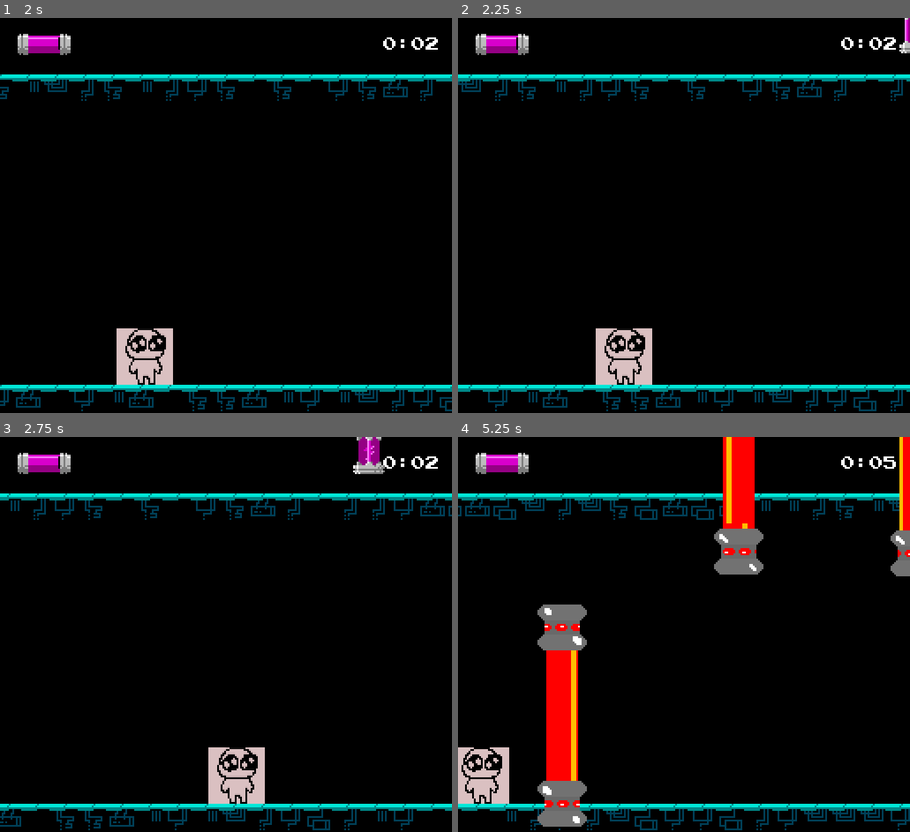
Above: before the commit, frames 1-4 (two rows, left to right).
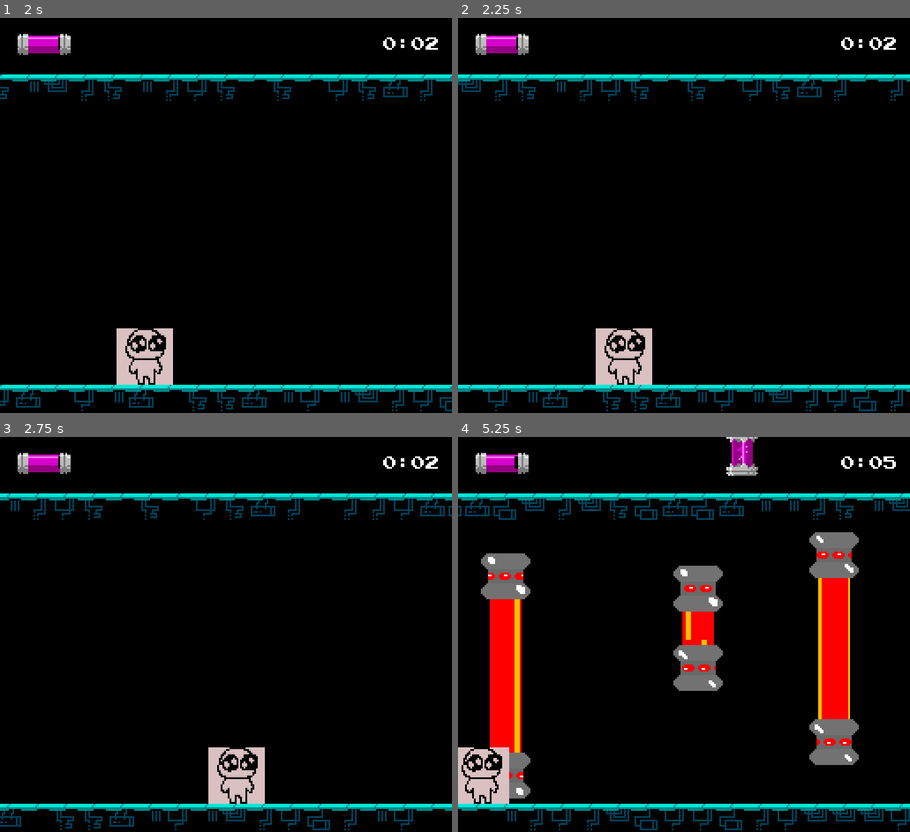
Above: after the commit, the same moments.

Repository: kernel00ps/Hoverbald
Game: Godot game, scene res://scenes/main.tscn
Same seed, same stepped clock (60 frames per second), same inputs: the game is played once before the commit and once after it.
Inputs:
- Up to frame 1 (2 s): hold D (RIGHT) 0.53-1.28 s; hold A (LEFT) from 1.28 s (still down)
- Up to frame 2 (2.25 s): release A (LEFT) at 2.03 s; hold D (RIGHT) from 2.03 s (still down)
- Up to frame 3 (2.75 s): keep holding D (RIGHT)
- Up to frame 4 (5.25 s): release D (RIGHT) at 2.78 s; hold Space (UP) 2.78-3.53 s; hold A (LEFT) from 3.53 s (still down)

Frame 1 is identical in both runs. In frame 2, 0.1% of the frame differs, in the area x 97-100%, y 0-9%; in frame 3, 0.5%; in frame 4, 20%, in the area x 5-100%, y 0-99%.

Commit message:
Obstacles automatically resize

Diff:
--- /dev/null
+++ b/scenes/game_over.tscn
@@ -0,0 +1,55 @@
+[gd_scene load_steps=3 format=3 uid="uid://dlnpqkpchbcd8"]
+
+[ext_resource type="FontFile" uid="uid://cgb7cxf605ki7" path="res://assets/other/font_pressstart2p.ttf" id="1_5hsvc"]
+[ext_resource type="Script" path="res://scripts/game_over.gd" id="1_kqsub"]
+
+[node name="GameOver" type="CanvasLayer"]
+script = ExtResource("1_kqsub")
+
+[node name="Panel" type="Panel" parent="."]
+anchors_preset = 8
+anchor_left = 0.5
+anchor_top = 0.5
+anchor_right = 0.5
+anchor_bottom = 0.5
+offset_left = -128.5
+offset_top = -111.5
+offset_right = 128.5
+offset_bottom = 111.5
+grow_horizontal = 2
+grow_vertical = 2
+size_flags_horizontal = 4
+size_flags_vertical = 4
+
+[node name="Label" type="Label" parent="."]
+anchors_preset = 8
+anchor_left = 0.5
+anchor_top = 0.5
+anchor_right = 0.5
+anchor_bottom = 0.5
+offset_left = -20.0
+offset_top = -11.5
+offset_right = 20.0
+offset_bottom = 11.5
+grow_horizontal = 2
+grow_vertical = 2
+theme_override_fonts/font = ExtResource("1_5hsvc")
+text = "gay over
+"
+
+[node name="Retry" type="Button" parent="."]
+anchors_preset = 8
+anchor_left = 0.5
+anchor_top = 0.5
+anchor_right = 0.5
+anchor_bottom = 0.5
+offset_left = -38.0
+offset_top = 29.0
+offset_right = 37.0
+offset_bottom = 47.0
+grow_horizontal = 2
+grow_vertical = 2
+theme_override_fonts/font = ExtResource("1_5hsvc")
+text = "try again"
+
+[connection signal="pressed" from="Retry" to="." method="_on_retry_pressed"]
--- a/scenes/main.tscn
+++ b/scenes/main.tscn
@@ -8,6 +8,7 @@
 [ext_resource type="PackedScene" uid="uid://ctgtxpx0535lm" path="res://scenes/scroll_controller.tscn" id="4_i0ox6"]
 [ext_resource type="PackedScene" uid="uid://jji3nab8jhkx" path="res://scenes/obstacle_timer.tscn" id="5_sq6i2"]
 [ext_resource type="PackedScene" uid="uid://41qvysc2rxce" path="res://scenes/hud.tscn" id="7_pxdqj"]
+[ext_resource type="PackedScene" uid="uid://dlnpqkpchbcd8" path="res://scenes/game_over.tscn" id="9_1dwne"]
 
 [node name="Main" type="Node"]
 script = ExtResource("1_0bsyh")
@@ -16,11 +17,11 @@
 
 [node name="Background" parent="." instance=ExtResource("3_tlisb")]
 
+[node name="Obstacles" type="Node2D" parent="."]
+
 [node name="ScrollController" parent="." instance=ExtResource("4_i0ox6")]
 
 [node name="Player" parent="ScrollController" instance=ExtResource("3_wbals")]
-
-[node name="Obstacles" type="Node2D" parent="."]
 
 [node name="PickUpEnergies" type="Node2D" parent="."]
 
@@ -33,5 +34,7 @@
 
 [node name="HUD" parent="." instance=ExtResource("7_pxdqj")]
 
+[node name="GameOver" parent="." instance=ExtResource("9_1dwne")]
+
 [connection signal="timeout" from="ObstacleTimer" to="." method="_on_obstacle_timer_timeout"]
 [connection signal="timeout" from="EnergyTimer" to="." method="_on_energy_timer_timeout"]
--- a/scenes/obstacle.tscn
+++ b/scenes/obstacle.tscn
@@ -4,6 +4,73 @@
 [ext_resource type="Texture2D" uid="uid://cm36w7d71asli" path="res://assets/sprites/laser_toppart_32x32.png" id="2_87tac"]
 [ext_resource type="Texture2D" uid="uid://b7s5yqq4rsepv" path="res://assets/sprites/laser_bottompart_32x32.png" id="3_cvygc"]
 [ext_resource type="Texture2D" uid="uid://dstmxx8ugk44u" path="res://assets/sprites/laser_middlepart_32x32.png" id="4_8bmc2"]
+
+[sub_resource type="AtlasTexture" id="AtlasTexture_a82hk"]
+atlas = ExtResource("4_8bmc2")
+region = Rect2(0, 64, 32, 32)
+
+[sub_resource type="AtlasTexture" id="AtlasTexture_3hx34"]
+atlas = ExtResource("4_8bmc2")
+region = Rect2(32, 64, 32, 32)
+
+[sub_resource type="AtlasTexture" id="AtlasTexture_57e3m"]
+atlas = ExtResource("4_8bmc2")
+region = Rect2(0, 0, 32, 32)
+
+[sub_resource type="AtlasTexture" id="AtlasTexture_sbhef"]
+atlas = ExtResource("4_8bmc2")
+region = Rect2(32, 0, 32, 32)
+
+[sub_resource type="AtlasTexture" id="AtlasTexture_diwtu"]
+atlas = ExtResource("4_8bmc2")
+region = Rect2(64, 0, 32, 32)
+
+[sub_resource type="AtlasTexture" id="AtlasTexture_kmk6y"]
+atlas = ExtResource("4_8bmc2")
+region = Rect2(0, 32, 32, 32)
+
+[sub_resource type="AtlasTexture" id="AtlasTexture_hsook"]
+atlas = ExtResource("4_8bmc2")
+region = Rect2(32, 32, 32, 32)
+
+[sub_resource type="AtlasTexture" id="AtlasTexture_trca2"]
+atlas = ExtResource("4_8bmc2")
+region = Rect2(64, 32, 32, 32)
+
+[sub_resource type="SpriteFrames" id="SpriteFrames_tl8sc"]
+animations = [{
+"frames": [{
+"duration": 1.0,
+"texture": SubResource("AtlasTexture_a82hk")
+}, {
+"duration": 1.0,
+"texture": SubResource("AtlasTexture_3hx34")
+}, {
+"duration": 1.0,
+"texture": SubResource("AtlasTexture_57e3m")
+}, {
+"duration": 1.0,
+"texture": SubResource("AtlasTexture_sbhef")
+}, {
+"duration": 1.0,
+"texture": SubResource("AtlasTexture_diwtu")
+}, {
+"duration": 1.0,
+"texture": SubResource("AtlasTexture_kmk6y")
+}, {
+"duration": 1.0,
+"texture": SubResource("AtlasTexture_hsook")
+}, {
+"duration": 1.0,
+"texture": SubResource("AtlasTexture_trca2")
+}],
+"loop": true,
+"name": &"default",
+"speed": 5.0
+}]
+
+[sub_resource type="RectangleShape2D" id="RectangleShape2D_qhpof"]
+size = Vector2(18.0295, 32.0603)
 
 [sub_resource type="RectangleShape2D" id="RectangleShape2D_1xpr3"]
 size = Vector2(28.0725, 28.9709)
@@ -72,73 +139,6 @@
 "speed": 5.0
 }]
 
-[sub_resource type="AtlasTexture" id="AtlasTexture_a82hk"]
-atlas = ExtResource("4_8bmc2")
-region = Rect2(0, 64, 32, 32)
-
-[sub_resource type="AtlasTexture" id="AtlasTexture_3hx34"]
-atlas = ExtResource("4_8bmc2")
-region = Rect2(32, 64, 32, 32)
-
-[sub_resource type="AtlasTexture" id="AtlasTexture_57e3m"]
-atlas = ExtResource("4_8bmc2")
-region = Rect2(0, 0, 32, 32)
-
-[sub_resource type="AtlasTexture" id="AtlasTexture_sbhef"]
-atlas = ExtResource("4_8bmc2")
-region = Rect2(32, 0, 32, 32)
-
-[sub_resource type="AtlasTexture" id="AtlasTexture_diwtu"]
-atlas = ExtResource("4_8bmc2")
-region = Rect2(64, 0, 32, 32)
-
-[sub_resource type="AtlasTexture" id="AtlasTexture_kmk6y"]
-atlas = ExtResource("4_8bmc2")
-region = Rect2(0, 32, 32, 32)
-
-[sub_resource type="AtlasTexture" id="AtlasTexture_hsook"]
-atlas = ExtResource("4_8bmc2")
-region = Rect2(32, 32, 32, 32)
-
-[sub_resource type="AtlasTexture" id="AtlasTexture_trca2"]
-atlas = ExtResource("4_8bmc2")
-region = Rect2(64, 32, 32, 32)
-
-[sub_resource type="SpriteFrames" id="SpriteFrames_tl8sc"]
-animations = [{
-"frames": [{
-"duration": 1.0,
-"texture": SubResource("AtlasTexture_a82hk")
-}, {
-"duration": 1.0,
-"texture": SubResource("AtlasTexture_3hx34")
-}, {
-"duration": 1.0,
-"texture": SubResource("AtlasTexture_57e3m")
-}, {
-"duration": 1.0,
-"texture": SubResource("AtlasTexture_sbhef")
-}, {
-"duration": 1.0,
-"texture": SubResource("AtlasTexture_diwtu")
-}, {
-"duration": 1.0,
-"texture": SubResource("AtlasTexture_kmk6y")
-}, {
-"duration": 1.0,
-"texture": SubResource("AtlasTexture_hsook")
-}, {
-"duration": 1.0,
-"texture": SubResource("AtlasTexture_trca2")
-}],
-"loop": true,
-"name": &"default",
-"speed": 5.0
-}]
-
-[sub_resource type="RectangleShape2D" id="RectangleShape2D_qhpof"]
-size = Vector2(20, 74)
-
 [sub_resource type="RectangleShape2D" id="RectangleShape2D_4a47u"]
 size = Vector2(27.7003, 28.9274)
 
@@ -209,10 +209,22 @@
 [node name="Obstacle" type="Node2D"]
 script = ExtResource("1_xlgrv")
 
+[node name="MiddleArea" type="Area2D" parent="."]
+position = Vector2(0, 50)
+scale = Vector2(1, 2.2)
+
+[node name="AnimatedSprite2D" type="AnimatedSprite2D" parent="MiddleArea"]
+texture_filter = 1
+sprite_frames = SubResource("SpriteFrames_tl8sc")
+frame = 2
+frame_progress = 0.25598
+
+[node name="CollisionShape2D" type="CollisionShape2D" parent="MiddleArea"]
+shape = SubResource("RectangleShape2D_qhpof")
+
 [node name="UpperArea" type="Area2D" parent="."]
 
 [node name="CollisionShape2D" type="CollisionShape2D" parent="UpperArea"]
-position = Vector2(-0.0144567, 1.51455)
 shape = SubResource("RectangleShape2D_1xpr3")
 
 [node name="AnimatedSprite2D" type="AnimatedSprite2D" parent="UpperArea"]
@@ -221,33 +233,18 @@
 frame = 2
 frame_progress = 0.855855
 
-[node name="MiddleArea" type="Area2D" parent="."]
-
-[node name="AnimatedSprite2D" type="AnimatedSprite2D" parent="MiddleArea"]
-texture_filter = 1
-position = Vector2(0, 49.096)
-scale = Vector2(1, 2.18959)
-sprite_frames = SubResource("SpriteFrames_tl8sc")
-frame = 2
-frame_progress = 0.25598
-
-[node name="CollisionShape2D" type="CollisionShape2D" parent="MiddleArea"]
-position = Vector2(0, 51)
-shape = SubResource("RectangleShape2D_qhpof")
-
 [node name="LowerArea" type="Area2D" parent="."]
+position = Vector2(0, 100)
 
 [node name="CollisionShape2D" type="CollisionShape2D" parent="LowerArea"]
-position = Vector2(-0.100164, 98.4158)
 shape = SubResource("RectangleShape2D_4a47u")
 
 [node name="AnimatedSprite2D" type="AnimatedSprite2D" parent="LowerArea"]
 texture_filter = 1
-position = Vector2(0, 100)
 sprite_frames = SubResource("SpriteFrames_gsyy0")
 frame = 6
 frame_progress = 0.91706
 
+[connection signal="body_entered" from="MiddleArea" to="." method="_on_middle_area_body_entered"]
 [connection signal="body_entered" from="UpperArea" to="." method="_on_upper_area_body_entered"]
-[connection signal="body_entered" from="MiddleArea" to="." method="_on_middle_area_body_entered"]
 [connection signal="body_entered" from="LowerArea" to="." method="_on_lower_area_body_entered"]
--- /dev/null
+++ b/scripts/game_over.gd
@@ -0,0 +1,13 @@
+extends CanvasLayer
+
+func _ready() -> void:
+	process_mode = PROCESS_MODE_WHEN_PAUSED
+	self.hide()
+
+func _on_retry_pressed() -> void:
+	get_tree().paused = false
+	get_tree().reload_current_scene()
+
+func game_over() -> void:
+	get_tree().paused = true
+	self.show()
--- a/scripts/globals.gd
+++ b/scripts/globals.gd
@@ -1,10 +1,14 @@
 extends Node
+
+const CHEAT_INVINCIBLE: bool = true
 
 const CAMERA_MOTION_BASE_SPEED: float = 100
 const MAX_FUEL = 100
 const PICK_UP_ENERGY_VALUE: float = 10
 const DEPLETION_RATE = -2
 const PICKUP_VALUE = 10
+const OBSTACLE_DELAY: int = 100
+const OBSTACLE_RANGE: int = 200
 var camera_speed_modifier: float = 1
 var current_fuel: float = 100
 var fuel_modifier: float = DEPLETION_RATE # for depleting fuel and refueling
--- a/scripts/hud.gd
+++ b/scripts/hud.gd
@@ -22,7 +22,7 @@
 func update():
 	var value = Globals.current_fuel
 	fuel_bar.value = value
-	print(value)
+	#print(value)
 	if(value >= 0 && value <= Globals.MAX_FUEL):
 		if(Globals.current_fuel + Globals.fuel_modifier > Globals.MAX_FUEL):
 			Globals.current_fuel = Globals.MAX_FUEL
--- a/scripts/main.gd
+++ b/scripts/main.gd
@@ -3,8 +3,6 @@
 @export var obstacle_scene : PackedScene
 @export var pickup_energy_scene: PackedScene
 
-const OBSTACLE_DELAY: int = 100
-const OBSTACLE_RANGE: int = 200
 
 var game_running : bool
 var game_over : bool
@@ -19,14 +17,17 @@
 var obstacle_list: Node2D
 var pickup_energy_list: Node2D
 
+var game_over_screen: CanvasLayer
+
 func _ready() -> void:
 	obstacle_list = get_node("Obstacles")
 	pickup_energy_list = get_node("PickUpEnergies")
 	viewport_size = get_viewport().get_visible_rect().size
 	viewport_width = viewport_size.x
 	viewport_height = viewport_size.y
+	game_over_screen = get_node("GameOver")
+
 	new_game()
-	generate_pickup_energy()
 
 func new_game():
 	game_running = false
@@ -46,28 +47,27 @@
 	remove_offscreen_obstacles()
 
 	var obstacle: Obstacle = obstacle_scene.instantiate()
-	obstacle.position.x = viewport_width + OBSTACLE_DELAY
-	obstacle.position.y = randi_range(-OBSTACLE_RANGE, OBSTACLE_RANGE)
+
 	obstacle.hit_obstable.connect(player_hit_obstacle)
 	obstacle_list.add_child(obstacle)
 
 func remove_offscreen_obstacles() -> void:
 	for obstacle in obstacle_list.get_children():
-		if obstacle.position.x < -OBSTACLE_DELAY:
+		if obstacle.position.x < -Globals.OBSTACLE_DELAY:
 			obstacle.queue_free()
 
 func generate_pickup_energy() -> void:
 	remove_offscreen_pickups()
 
 	var pickup_energy: PickupEnergy = pickup_energy_scene.instantiate()
-	pickup_energy.position.x = viewport_width + OBSTACLE_DELAY
-	pickup_energy.position.y = randi_range(-OBSTACLE_RANGE, OBSTACLE_RANGE)
+	pickup_energy.position.x = viewport_width + Globals.OBSTACLE_DELAY
+	pickup_energy.position.y = randi_range(-Globals.OBSTACLE_RANGE, Globals.OBSTACLE_RANGE)
 	pickup_energy.picked_up.connect(player_picked_up_energy)
 	pickup_energy_list.add_child(pickup_energy)
 
 func remove_offscreen_pickups() -> void:
 	for pickup in pickup_energy_list.get_children():
-		if pickup.position.x < -OBSTACLE_DELAY:
+		if pickup.position.x < -Globals.OBSTACLE_DELAY:
 			pickup.queue_free()
 
 func _on_obstacle_timer_timeout() -> void:
@@ -75,7 +75,9 @@
 	pass
 
 func player_hit_obstacle() -> void:
-	pass
+	if not Globals.CHEAT_INVINCIBLE:
+		game_over_screen.game_over()
+	#print("obstacle_hit")
 
 func player_picked_up_energy() -> void:
 	Globals.fuel_modifier = Globals.PICKUP_VALUE
--- a/scripts/obstacle.gd
+++ b/scripts/obstacle.gd
@@ -6,6 +6,9 @@
 
 const MIN_HEIGHT: float = 32.0
 const MAX_HEIGHT: float = 128.0
+const PIXEL_SIZE: int = 16
+const BASE_SCALE: float = 2.2
+
 
 var upper_area_collision: CollisionShape2D
 var middle_area_collision: CollisionShape2D
@@ -14,6 +17,10 @@
 var upper_area_sprite: AnimatedSprite2D
 var middle_area_sprite: AnimatedSprite2D
 var lower_area_sprite: AnimatedSprite2D
+
+var viewport_size: Vector2
+var viewport_width: float
+var viewport_height: float
 
 
 func _ready() -> void:
@@ -26,7 +33,13 @@
 	middle_area_sprite = $MiddleArea/AnimatedSprite2D
 	lower_area_sprite = $LowerArea/AnimatedSprite2D
 
-	#randomize_obstacle()
+	viewport_size = get_viewport().get_visible_rect().size
+	viewport_width = viewport_size.x
+	viewport_height = viewport_size.y
+	#ovde ide kuršlus
+	randomize_obstacle()
+	#ovo ga stavi na desni kraj ekrana
+	position.x = viewport_width + randi_range(Globals.OBSTACLE_DELAY - PIXEL_SIZE * 4, Globals.OBSTACLE_DELAY + PIXEL_SIZE * 4)
 
 	upper_area_sprite.play("default")
 	middle_area_sprite.play("default")
@@ -38,13 +51,16 @@
 
 #ove dve funkcije su iste samo za lower i upper opstacle
 func _on_upper_area_body_entered(body: Node2D) -> void:
-	obstacle_hit()
+	if body.name == "Player":
+		obstacle_hit()
 
 func _on_lower_area_body_entered(body: Node2D) -> void:
-	obstacle_hit()
+	if body.name == "Player":
+		obstacle_hit()
 
 func _on_middle_area_body_entered(body: Node2D) -> void:
-	obstacle_hit()
+	if body.name == "Player":
+		obstacle_hit()
 
 func obstacle_hit() -> void:
 	hit_obstable.emit()
@@ -54,10 +70,24 @@
 	resize_middle_area(new_middle_height)
 
 func resize_middle_area(new_height: float):
-	var collision_shape = middle_area_collision.shape as RectangleShape2D
-	collision_shape.extents.y = new_height / 2  # Half-height for the collision shape
+	#ovo su donja i gornja granica ekrana da se ne bi overlapovalo
+	#ovo za PIXEL_SIZE je kako bi preskocili pod i plafon
+	var lower_y: int = (viewport_height / 2) - PIXEL_SIZE * 2
+	var upper_y: int = -1 * (viewport_height / 2) + PIXEL_SIZE * 4
 
-	middle_area_sprite.scale.y = new_height / 16
+	#spawnovanje gornjeg i donjeg dela
+	$UpperArea.position.y = randi_range(upper_y, -10)
+	$LowerArea.position.y = randi_range(10, lower_y)
 
-	$UpperArea.position.y = $MiddleArea.position.y - new_height / 2 - 16
-	$LowerArea.position.y = $MiddleArea.position.y + new_height / 2 + 16
+	var gap_height = $LowerArea.position.y - $UpperArea.position.y - PIXEL_SIZE * 2
+
+	if gap_height < PIXEL_SIZE:
+		gap_height = PIXEL_SIZE
+
+	$MiddleArea.position.y = ($UpperArea.position.y + $LowerArea.position.y) / 2
+
+	$MiddleArea.scale.y = gap_height / (PIXEL_SIZE * 2)
+
+	#nekad je ovo toliko malo da samo mora da nema scale
+	if $MiddleArea.scale.y < 0.001:
+		$MiddleArea.scale.y = 1
--- a/scripts/pickup_energy.gd
+++ b/scripts/pickup_energy.gd
@@ -9,5 +9,6 @@
 	position.x -= offset
 
 func _on_body_entered(body: Node2D) -> void:
-	emit_signal("picked_up")
-	queue_free()
+	if body.name == "Player":
+		emit_signal("picked_up")
+		queue_free()
Not shown: 1 places in scenes/main.tscn that only renumber resources
